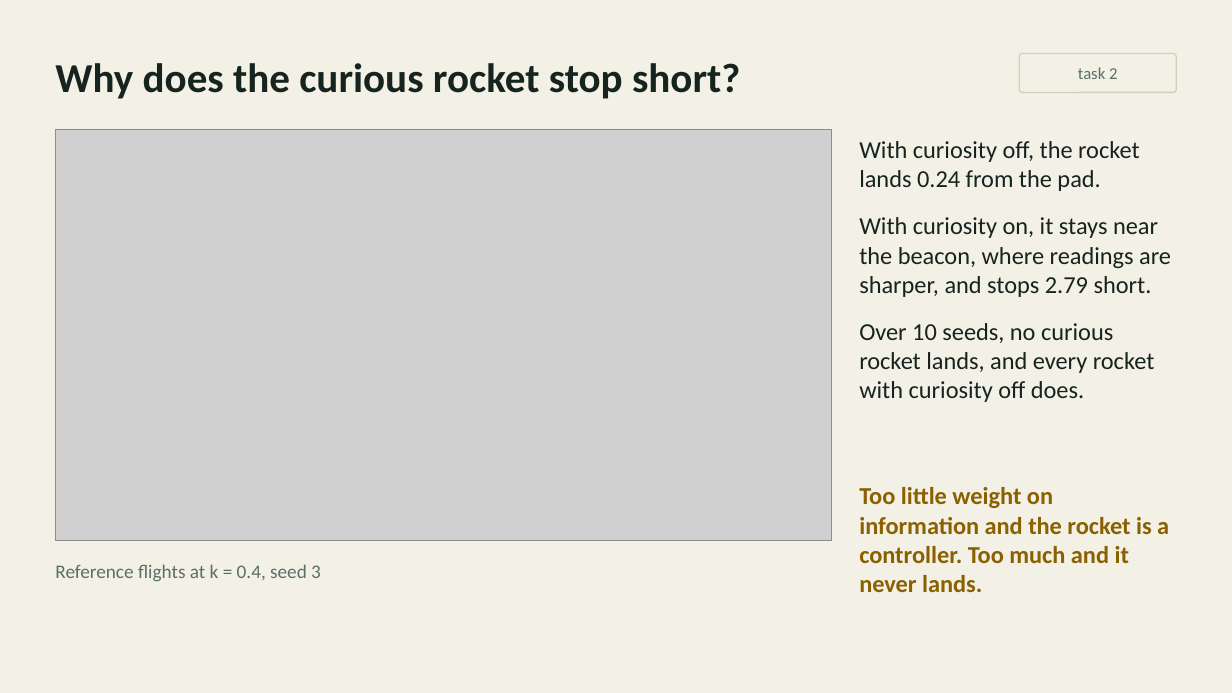
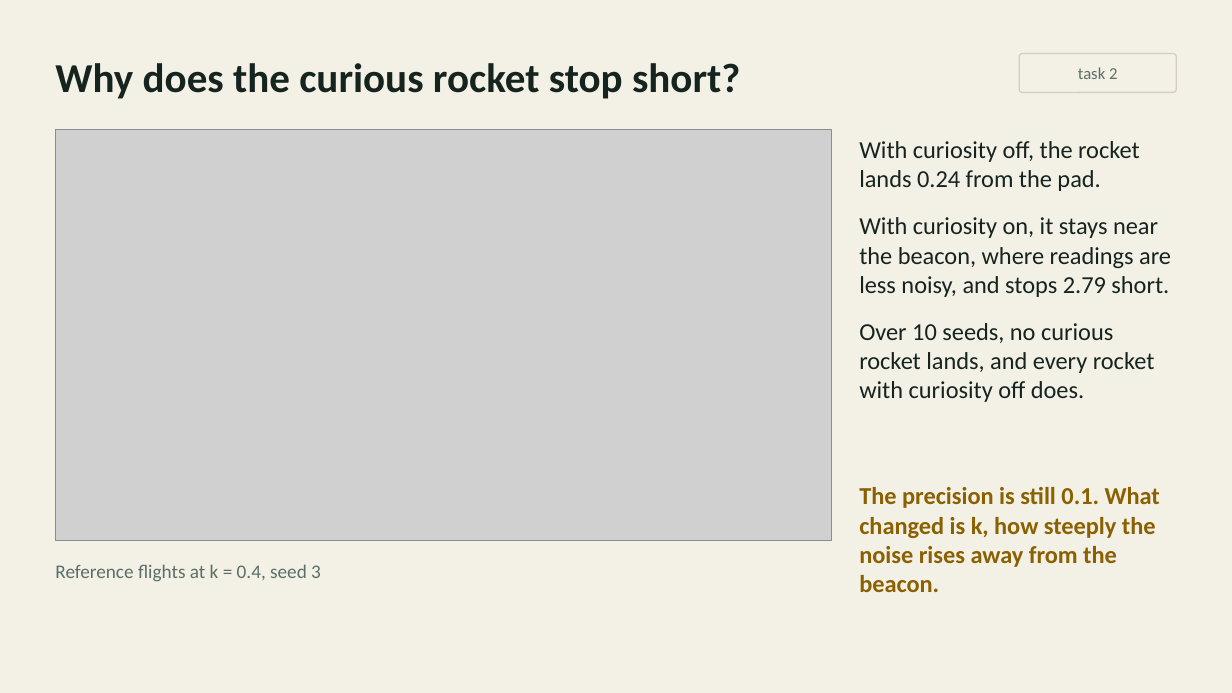
Before and after one commit to inferogenesis/cpomdp-workshop, a slide deck: slide 14 of deck/cpomdp_symposium_2026.pptx. Drawn at 1232x693 pixels with LibreOffice and Linux fonts; fonts in the diff are those of the drawing; grey boxes stand for pictures. Boxes give left, top, right and bottom in pixels: in the first picture for what was removed or moved away, otherwise in the second. Text is boxed around its words. In the diff, an @@ line names an element or a change of style, - is before the commit and + after.

Commit message:
fix: say on slide 14 that k changed and not the precision

```diff
--- a/deck/cpomdp_symposium_2026.pptx
+++ b/deck/cpomdp_symposium_2026.pptx
@@ text at <box>859,217,1171,297</box>: text changed @@
-With curiosity on, it stays near the beacon, where readings are sharper, and stops 2.79 short.
+With curiosity on, it stays near the beacon, where readings are less noisy, and stops 2.79 short.
@@ text at <box>859,487,1160,592</box>: text changed @@
-Too little weight on information and the rocket is a controller. Too much and it never lands.
+The precision is still 0.1. What changed is k, how steeply the noise rises away from the beacon.
```
Also in this commit, not shown: 1 other slide changed, 3 other files.
